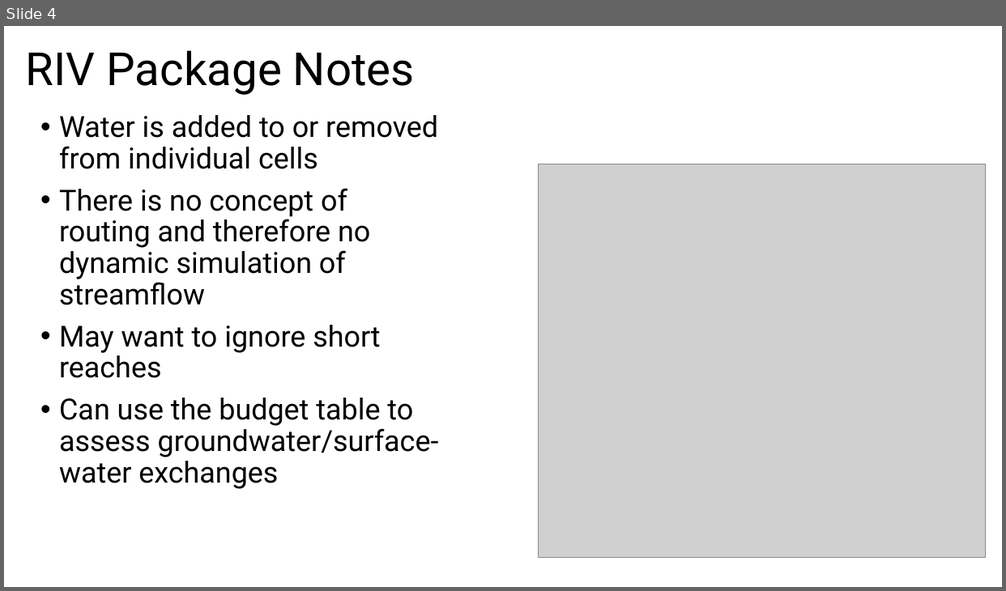
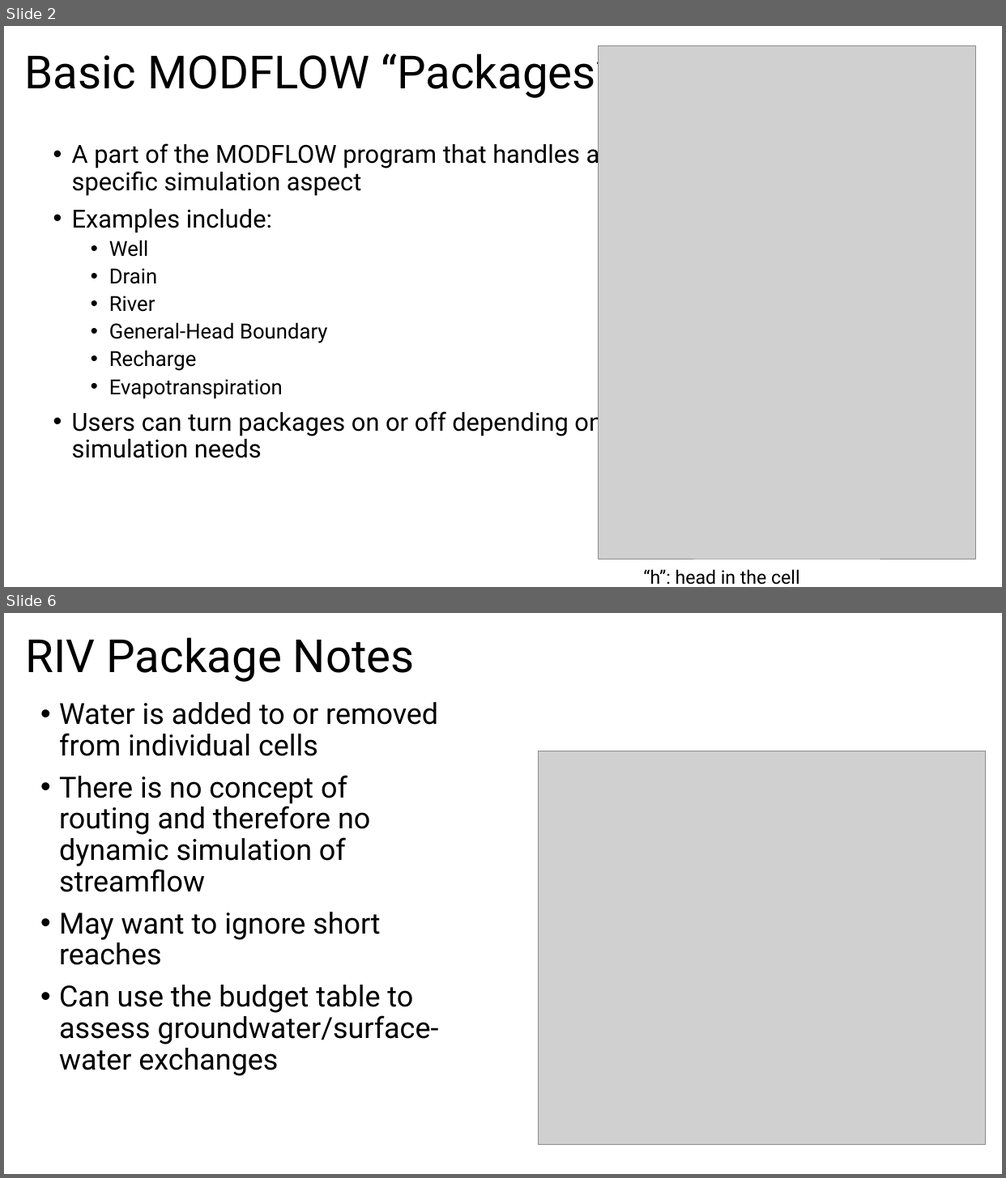
Before and after one commit to jlarsen-usgs/CWEMF-advanced-modflow, a slide deck: presentations/Advanced_Packages.pptx. Shown one above the other, each under a label of ours: slide 4 before the commit, slides 2 and 6 after it; the slides between them are not shown. The pictures are 1006x591 and 1006x1178 pixels, drawn with LibreOffice and Linux fonts; fonts in the diff are those of the drawing; grey boxes stand for pictures. Boxes give left, top, right and bottom in pixels: in the first picture for what was removed or moved away, otherwise in the second. Text is boxed around its words. In the diff, an @@ line names an element or a change of style, - is before the commit and + after.

```diff
--- a/presentations/Advanced_Packages.pptx
+++ b/presentations/Advanced_Packages.pptx
@@ slide 2 added at (4, 26, 1002, 587), background #FFFFFF @@
@@ title added at (24, 47, 612, 100), 44 pt, text #000000 @@
+Basic MODFLOW “Packages”
@@ picture added at (599, 45, 976, 559) @@
@@ text added at (72, 141, 603, 459), 24 pt, text #000000 @@
+• A part of the MODFLOW program that handles a specific simulation aspect
+• Examples include:
+  • Well
+  • Drain
+  • River
+  • General-Head Boundary
+  • Recharge
+  • Evapotranspiration
+• Users can turn packages on or off depending on simulation needs
@@ text added at (643, 570, 800, 585), 18 pt, text #000000 @@
+“h”: head in the cell
@@ what was slide 4 is now slide 6 @@
```
Also in this commit, not shown: 7 slides changed, 2 other slides added, 1 slide removed.
